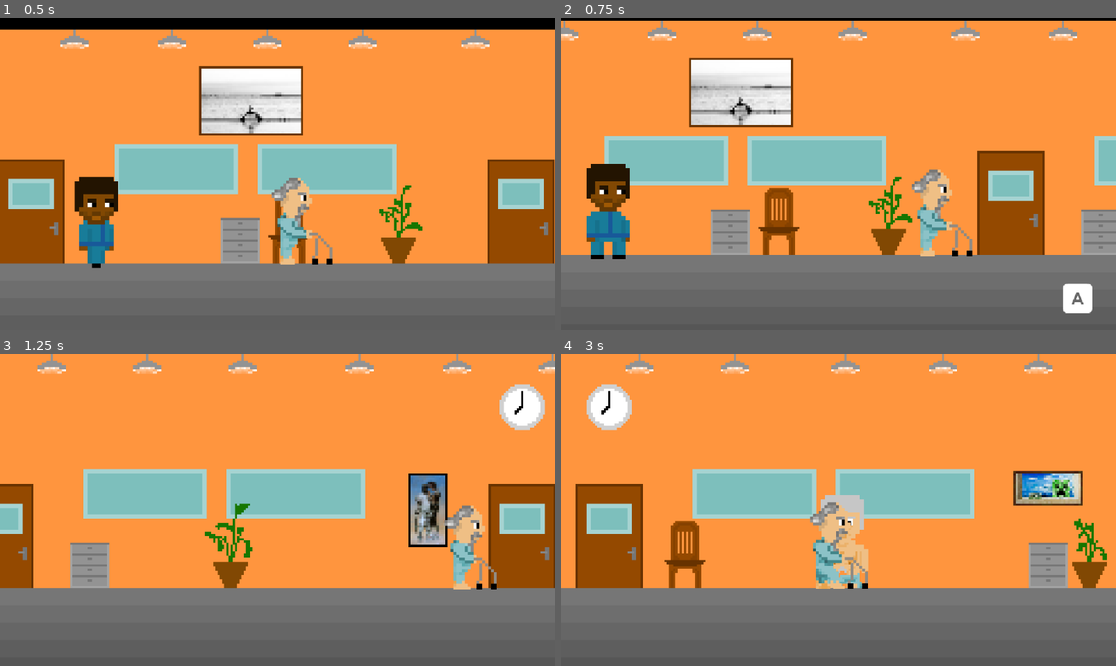
Above: before the commit, frames 1-4 (two rows, left to right).
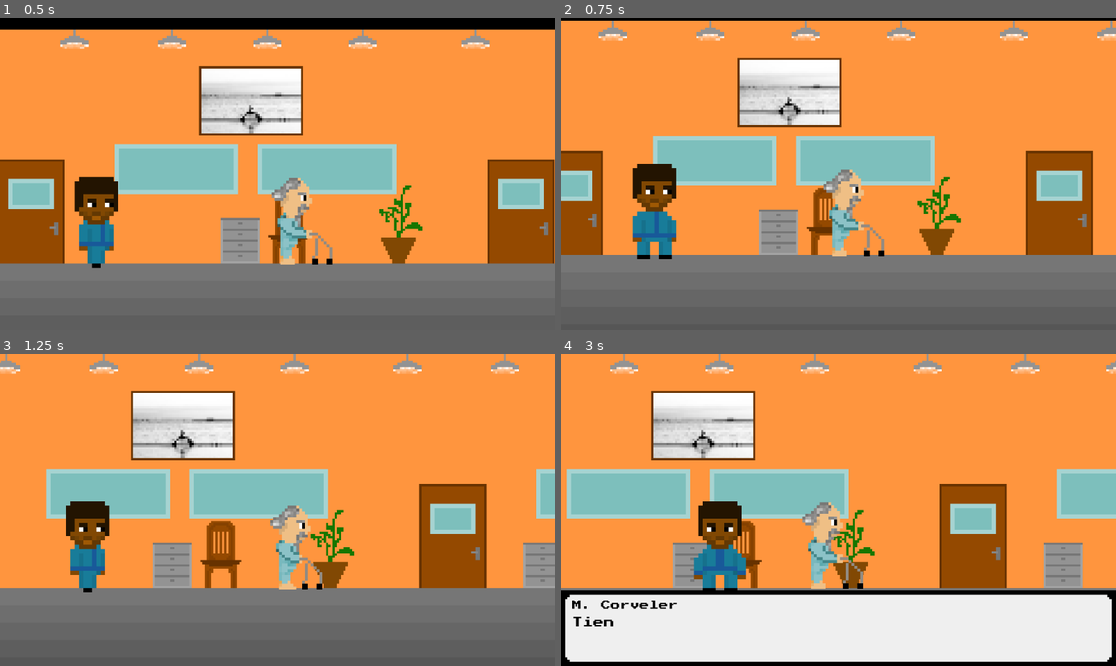
Above: after the commit, the same moments.

Repository: qcorveler/RGAME
Game: Godot game, scene res://Scenes/Levels/LevelIntro.tscn
Same seed, same stepped clock (60 frames per second), same inputs: the game is played once before the commit and once after it. This scene is started directly instead of the project's main scene.
Inputs:
- Up to frame 1 (0.5 s): no input
- Up to frame 2 (0.75 s): tap Enter (ui_accept) at 0.5 s; hold D (move_right) from 0.53 s (still down); hold Q (interact_a) from 0.53 s (still down)
- Up to frame 3 (1.25 s): keep holding D (move_right); keep holding Q (interact_a); tap Space (jump) at 0.77 s
- Up to frame 4 (3 s): release Q (interact_a) at 1.28 s; tap Backspace at 1.35 s; tap Space (jump) at 1.52 s; release D (move_right) at 2.03 s; hold A (move_left) 2.03-2.78 s; tap Keypad Enter at 2.1 s; hold D (move_right) from 2.78 s (still down); tap Q (interact_a) at 2.85 s

Frame 1 is identical in both runs. In frame 2, 31% of the frame differs, in the area x 0-100%, y 0-95%; in frame 3, 28%; in frame 4, 55%, in the area x 0-100%, y 0-100%.

Commit message:
Modification de la vitesse du joueur pour la remettre au niveau normal

Diff:
--- a/raf-game/Scenes/Levels/LevelIntro.tscn
+++ b/raf-game/Scenes/Levels/LevelIntro.tscn
@@ -93,7 +93,7 @@
 
 [node name="PlayerRafVieux" parent="World" instance=ExtResource("8_jroud")]
 collision_mask = 3
-speed = 2255
+speed = 200
 jump_velocity = 0
 metadata/_edit_group_ = true
 
